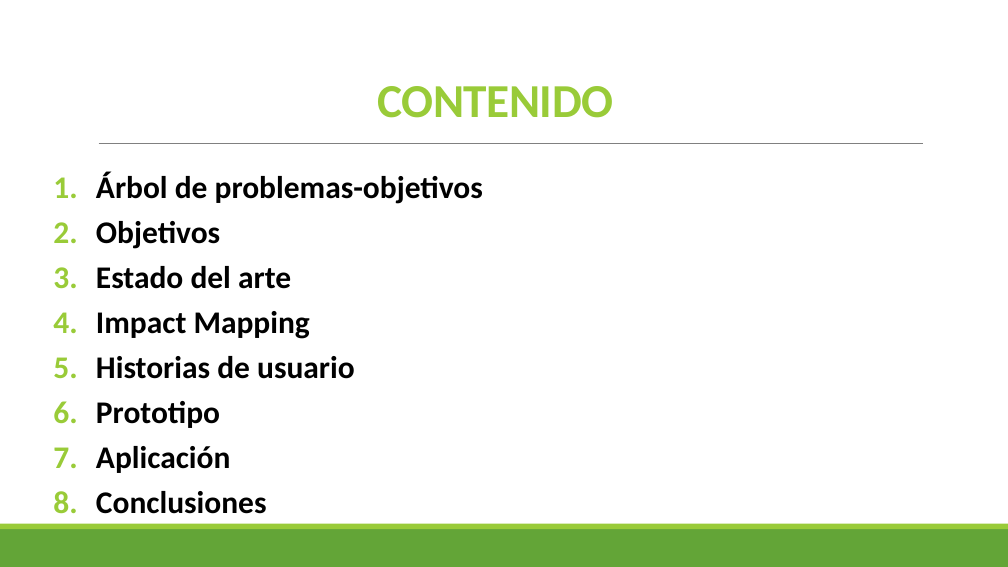
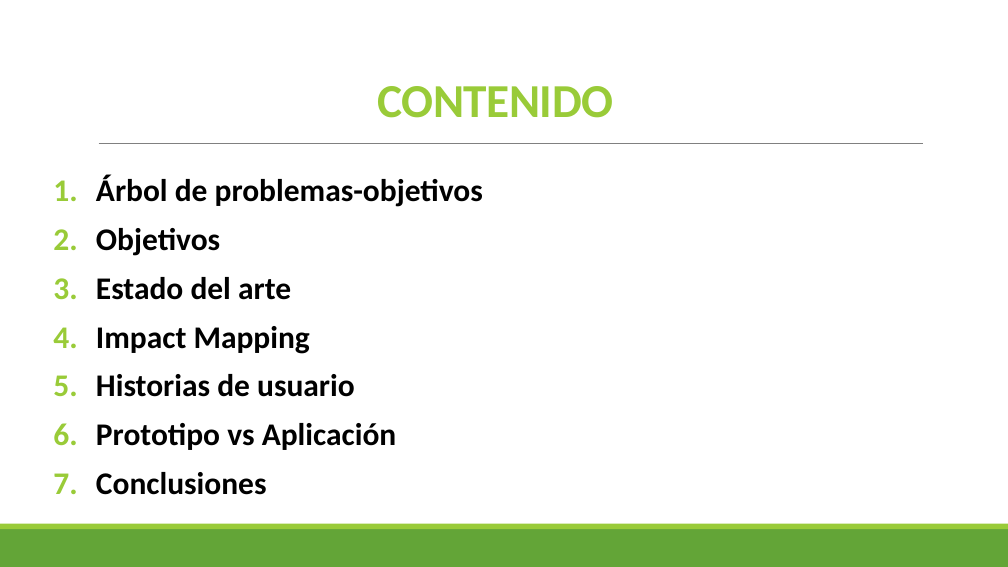
Before and after one commit to NestorRodriguez/ambulancias, a slide deck: slide 2 of PRESENTACION APP INVENTARIOS.pptx. Drawn at 1008x567 pixels with LibreOffice and Linux fonts; fonts in the diff are those of the drawing. Boxes give left, top, right and bottom in pixels: in the first picture for what was removed or moved away, otherwise in the second. Text is boxed around its words. In the diff, an @@ line names an element or a change of style, - is before the commit and + after.

```diff
--- a/PRESENTACION APP INVENTARIOS.pptx
+++ b/PRESENTACION APP INVENTARIOS.pptx
@@ text at [96,175,483,495]: line spacing 0.8 to 0.9 @@
@@ text at [96,423,397,450]: text changed @@
-6. Prototipo
-7. Aplicación
+6. Prototipo vs Aplicación
```
Also in this commit, not shown: 2 other slides changed, 3 slides added, 2 slides removed, 5 other files.
